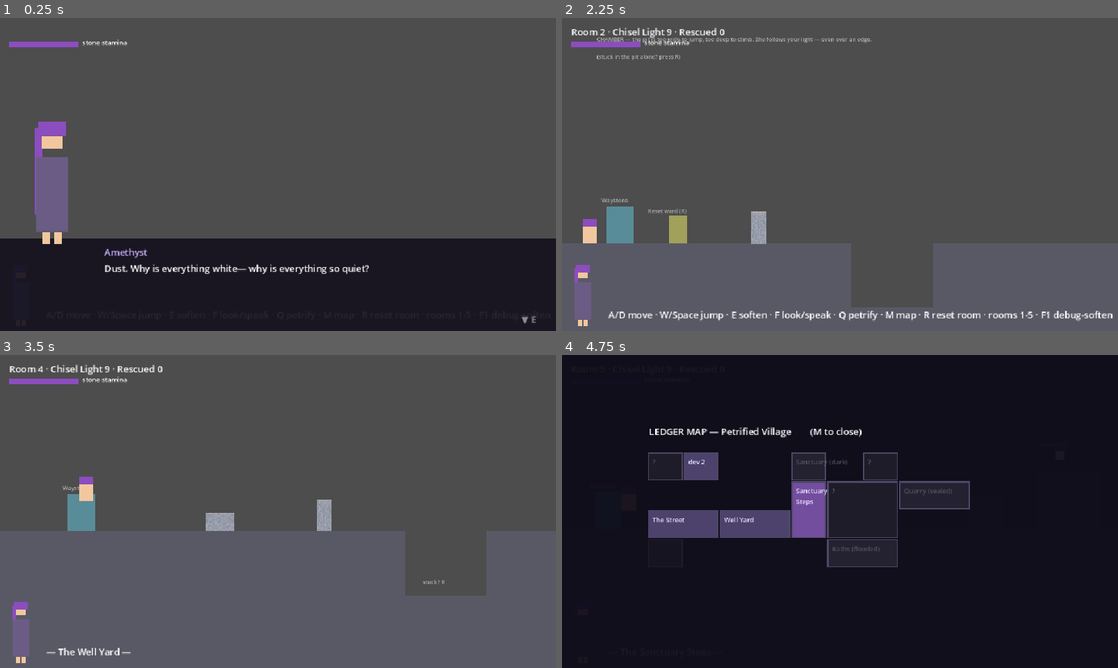
Above: before the commit, frames 1-4 (two rows, left to right).
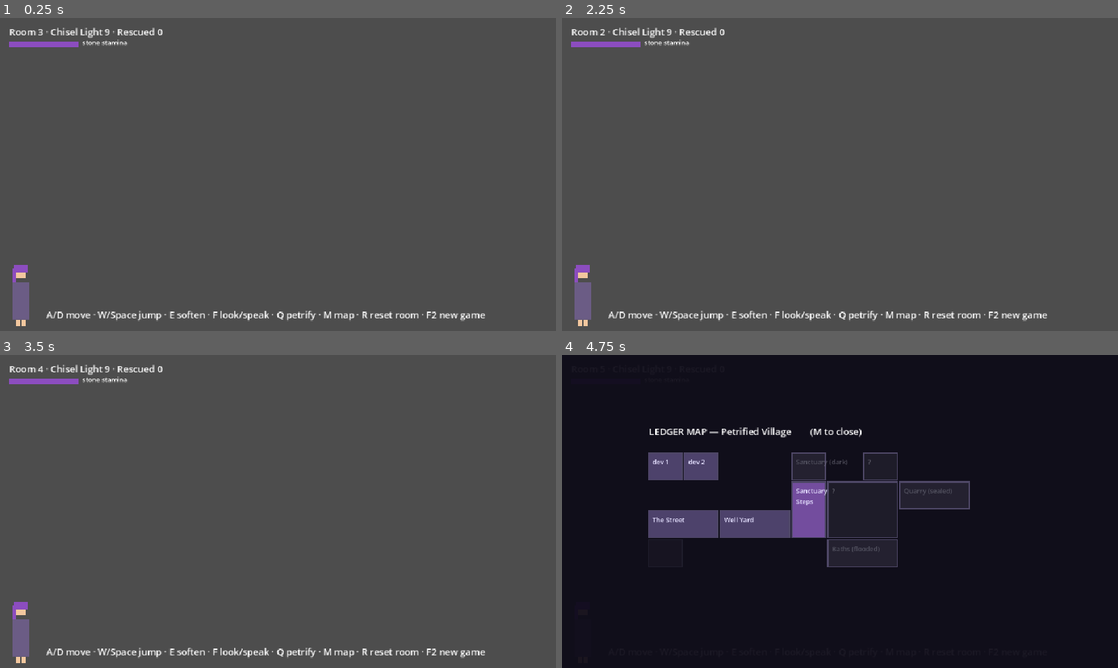
Above: after the commit, the same moments.

Repository: News664/Petr-Platformer
Game: Godot game, scene res://main.tscn
Two runs of this game, one before a commit and one after it. Both use one fixed random seed, a clock stepped at 60 frames per second and the inputs below.
Inputs:
- Up to frame 1 (0.25 s): no input
- Up to frame 2 (2.25 s): tap Enter at 0.5 s; hold 1 (room_1) 0.53-1.28 s; hold D (move_right) 0.53-2.03 s; tap Q (petrify) at 0.6 s; tap W (jump) at 0.77, 1.07, 1.52, 1.82 s; tap 1 (room_1) at 1.35 s; tap 2 (room_2) at 1.55 s; hold A (move_left) from 2.03 s (still down); hold 2 (room_2) from 2.03 s (still down)
- Up to frame 3 (3.5 s): tap 3 (room_3) at 2.3, 2.85 s; release A (move_left) at 2.78 s; release 2 (room_2) at 2.78 s; hold D (move_right) from 2.78 s (still down); tap W (jump) at 3.02, 3.32 s; tap 4 (room_4) at 3.05 s
- Up to frame 4 (4.75 s): hold 4 (room_4) 3.53-4.28 s; tap W (jump) at 3.77, 4.07, 4.52 s; tap 5 (room_5) at 3.8, 4.35 s; tap M (map) at 4.15 s; release D (move_right) at 4.28 s; hold A (move_left) from 4.28 s (still down); tap 6 (room_6) at 4.55 s

The runs differ from the first frame. In frame 1, 32% of the frame differs, in the area x 0-100%, y 3-100%; in frame 2, 25%; in frame 3, 41%, in the area x 0-100%, y 38-100%; in frame 4, 0.5%.
Error after the commit: Parse Error: Cannot pass a value of type "Vector2" as "Dictionary". (res://scripts/level.gd:545)

Commit message:
Round 5: topple lock, Mason's Grip gate, doors/spawns, save/load, area themes
Statues lock rotation while grounded (base friction torqued them over
even with the velocity-clamp push) and unlock only while falling, so
only edge-pushes and drops topple. Pushing itself becomes an unlock:
Mason's Grip, the Village Sanctuary reward, since playtests showed
free pushing bypassed every Soften puzzle — dev rooms keep it enabled.

Key items persist: the amulet and chisel motes are obtained once and
survive resets and saves. Doors now carry target entry ids so rooms
spawn the player at the door they came through, and all village rooms
connect both ways (3-4-5-6-7). Progress (room, rescues, story flags,
visited map, key items) autosaves on room change and resumes on boot;
F2 wipes the save. Dev-facing text removed from story skits. Add
docs/AREAS.md with unified theme sheets (aesthetic, enemy family,
puzzle verb, boss, ability) for all seven regions and insert Mason's
Grip into the GDD ability ladder.

Co-Authored-By: Claude Fable 5 <noreply@anthropic.com>
Claude-Session: https://claude.ai/code/session_011V3pnfjeuUBpne29pX5SGL

Diff:
--- a/game/scripts/globals.gd
+++ b/game/scripts/globals.gd
@@ -2,6 +2,8 @@
 # Autoloaded as "G". Session-wide state and the message bus.
 
 signal message(text: String)
+
+const SAVE_PATH := "user://petr_save.json"
 
 var chisel := 9
 var rescued := 0
@@ -16,6 +18,41 @@
 	message.emit(text)
 
 
+func save_state(current_room: int) -> void:
+	var f := FileAccess.open(SAVE_PATH, FileAccess.WRITE)
+	if f == null:
+		return
+	f.store_string(JSON.stringify({
+		"room": current_room,
+		"rescued": rescued,
+		"seen": seen,
+		"visited": visited,
+	}))
+
+
+func load_state() -> int:
+	# returns the saved room, or -1 when there is no usable save
+	if not FileAccess.file_exists(SAVE_PATH):
+		return -1
+	var data: Variant = JSON.parse_string(FileAccess.get_file_as_string(SAVE_PATH))
+	if typeof(data) != TYPE_DICTIONARY:
+		return -1
+	rescued = int(data.get("rescued", 0))
+	seen = data.get("seen", {})
+	visited = {}
+	for k in data.get("visited", {}):
+		visited[int(k)] = true  # JSON stringifies the int room keys
+	return int(data.get("room", 3))
+
+
+func wipe_save() -> void:
+	rescued = 0
+	seen = {}
+	visited = {}
+	if FileAccess.file_exists(SAVE_PATH):
+		DirAccess.remove_absolute(ProjectSettings.globalize_path(SAVE_PATH))
+
+
 func player_focus() -> Vector2:
 	if player == null or not is_instance_valid(player):
 		return Vector2.ZERO
--- a/game/scripts/level.gd
+++ b/game/scripts/level.gd
@@ -7,6 +7,7 @@
 const ROOM_H := 720.0
 
 var room := 1
+var entry := "default"
 var player: Player = null
 
 var _plate_door: StaticBody2D = null
@@ -14,8 +15,9 @@
 var _door_open := false
 
 
-func _init(room_index: int) -> void:
+func _init(room_index: int, entry_id := "default") -> void:
 	room = room_index
+	entry = entry_id
 
 
 func _ready() -> void:
@@ -44,14 +46,41 @@
 	G.dialogue.skit(lines)
 
 
-func _goto_room(n: int) -> void:
-	(get_parent() as Node).call_deferred("load_room", n)
-
-
-func _spawn_player(pos: Vector2) -> void:
+func _goto_room(n: int, entry_id := "default") -> void:
+	(get_parent() as Node).call_deferred("load_room", n, entry_id)
+
+
+func _make_door(rect: Rect2, text: String, target: int, target_entry: String) -> void:
+	var door := Util.area(self, rect, Color(0.9, 0.8, 0.3, 0.4))
+	if text != "":
+		Util.label(door, Vector2(-30, -26), text)
+	door.body_entered.connect(func(body: Node) -> void:
+		if body is Player:
+			_goto_room(target, target_entry)
+	)
+
+
+func _spawn_player(entries: Dictionary) -> void:
+	# spawn at the entry point matching the door the player came through
 	player = Player.new()
-	player.position = pos
+	player.position = entries.get(entry, entries.get("default", Vector2(80, 440)))
 	add_child(player)
+
+
+func _make_chisel_mote(pos: Vector2) -> void:
+	# motes are collected once and for all; the key survives resets and saves
+	var key := "mote_%d_%d_%d" % [room, int(pos.x), int(pos.y)]
+	if G.seen.get(key, false):
+		return
+	var mote := Util.area(self, Rect2(pos.x - 8, pos.y - 8, 16, 16), Color(0.7, 0.9, 1.0))
+	Util.label(mote, Vector2(-36, -26), "chisel light")
+	mote.body_entered.connect(func(body: Node) -> void:
+		if body is Player:
+			G.seen[key] = true
+			G.chisel += 2
+			G.say("A mote of Chisel Light. (+2)")
+			mote.queue_free()
+	)
 
 
 func _build_bounds() -> void:
@@ -213,7 +242,8 @@
 	Util.label(self, Vector2(1010, 380), "stone sinks, flesh floats —\npush something in to cross")
 	_make_chime(Vector2(880, 480))
 	_make_waystone(Vector2(1220, 480))
-	_spawn_player(Vector2(250, 440))
+	_spawn_player({"default": Vector2(250, 440)})
+	player.push_enabled = true
 
 
 # --------------------------------------------------- room 3: village street
@@ -255,29 +285,27 @@
 			{"who": "ame", "text": "I'll come back for you. I promise. I promise."},
 		])
 	)
-	var amulet := Util.area(self, Rect2(708, 440, 24, 24), Color(0.95, 0.85, 0.4))
-	Util.label(amulet, Vector2(-56, -30), "the chisel-amulet")
-	amulet.body_entered.connect(func(body: Node) -> void:
-		if body is Player and not body.soften_enabled:
-			body.soften_enabled = true
-			amulet.queue_free()
-			_skit_once("v1_amulet", [
-				{"who": "narrator", "text": "Master Ida's chisel-amulet hums against Amethyst's "
-						+ "palm, warm as a kept coal."},
-				{"who": "ame", "text": "It's warm. Like her hands were."},
-				{"who": "narrator", "text": "Near a statue, press E: the amulet can soften "
-						+ "stone — for a few breaths, no more. The softened dream, and "
-						+ "follow its light. F lets you look closer, or speak."},
-			])
-	)
-	var exit := Util.area(self, Rect2(1220, 320, 40, 80), Color(0.9, 0.8, 0.3, 0.4))
-	Util.label(exit, Vector2(-40, -30), "to the well yard →")
-	exit.body_entered.connect(func(body: Node) -> void:
-		if body is Player:
-			_goto_room(4)
-	)
-	_spawn_player(Vector2(80, 440))
-	player.soften_enabled = false
+	# the amulet is a key item: taken once, forever (survives resets and saves)
+	if not G.seen.get("v1_amulet_taken", false):
+		var amulet := Util.area(self, Rect2(708, 440, 24, 24), Color(0.95, 0.85, 0.4))
+		Util.label(amulet, Vector2(-56, -30), "the chisel-amulet")
+		amulet.body_entered.connect(func(body: Node) -> void:
+			if body is Player and not body.soften_enabled:
+				G.seen["v1_amulet_taken"] = true
+				body.soften_enabled = true
+				amulet.queue_free()
+				_skit_once("v1_amulet", [
+					{"who": "narrator", "text": "Master Ida's chisel-amulet hums against "
+							+ "Amethyst's palm, warm as a kept coal."},
+					{"who": "ame", "text": "It's warm. Like her hands were."},
+					{"who": "narrator", "text": "Near a statue, press E: the amulet can soften "
+							+ "stone — for a few breaths, no more. The softened dream, and "
+							+ "follow its light. F lets you look closer, or speak."},
+				])
+		)
+	_make_door(Rect2(1220, 320, 40, 80), "well yard →", 4, "west")
+	_spawn_player({"default": Vector2(80, 440), "east": Vector2(1160, 380)})
+	player.soften_enabled = G.seen.get("v1_amulet_taken", false)
 	player.petrify_enabled = false
 	_skit_once("v1_open", [
 		{"who": "ame", "text": "Dust. Why is everything white— why is everything so quiet?"},
@@ -327,32 +355,16 @@
 						+ "of a ditch."},
 				{"who": "ame", "text": "Is that what saving everyone looks like? ...It is. "
 						+ "For now. I'm coming back, Sena."},
-				{"who": "narrator", "text": "End of the M0 story slice. "
-						+ "(Rooms: 1/2 test, 3 restarts the street.)"},
 			])
 	)
-	var exit := Util.area(self, Rect2(1240, 400, 40, 80), Color(0.9, 0.8, 0.3, 0.4))
-	Util.label(exit, Vector2(-56, -30), "to the sanctuary steps →")
-	exit.body_entered.connect(func(body: Node) -> void:
-		if body is Player:
-			_goto_room(5)
-	)
-	_spawn_player(Vector2(80, 440))
+	_make_door(Rect2(0, 400, 20, 80), "", 3, "east")
+	_make_door(Rect2(1240, 400, 40, 80), "steps →", 5, "west")
+	_spawn_player({"default": Vector2(80, 440), "west": Vector2(60, 440),
+			"east": Vector2(1180, 440)})
 	player.petrify_enabled = false
 
 
 # ------------------------------------------------ room 5: sanctuary steps
-func _make_chisel_mote(pos: Vector2) -> void:
-	var mote := Util.area(self, Rect2(pos.x - 8, pos.y - 8, 16, 16), Color(0.7, 0.9, 1.0))
-	Util.label(mote, Vector2(-36, -26), "chisel light")
-	mote.body_entered.connect(func(body: Node) -> void:
-		if body is Player:
-			G.chisel += 2
-			G.say("A mote of Chisel Light. (+2)")
-			mote.queue_free()
-	)
-
-
 func _build_sanctuary_steps() -> void:
 	G.say("— The Sanctuary Steps —")
 	# the climb occupies the right half; the left ground stays a clear
@@ -397,17 +409,14 @@
 				{"who": "ame", "text": "Dark. The whole Sanctuary, dark. The amulet flickers "
 						+ "toward it like it wants to go home."},
 				{"who": "ame", "text": "I'll need more light than this. A lot more."},
-				{"who": "narrator", "text": "End of the village slice. The Quarry lies "
-						+ "beyond the square. (M: map · 3: restart the street)"},
+				{"who": "narrator", "text": "The Quarry lies beyond the square — if its "
+						+ "gate can ever be cleared."},
 			])
 	)
-	var to_square := Util.area(self, Rect2(1246, 184, 20, 96), Color(0.9, 0.8, 0.3, 0.4))
-	Util.label(to_square, Vector2(-52, -30), "the square →")
-	to_square.body_entered.connect(func(body: Node) -> void:
-		if body is Player:
-			_goto_room(6)
-	)
-	_spawn_player(Vector2(60, 440))
+	_make_door(Rect2(0, 400, 20, 80), "", 4, "east")
+	_make_door(Rect2(1246, 184, 20, 96), "square →", 6, "ledge")
+	_spawn_player({"default": Vector2(60, 440), "west": Vector2(60, 440),
+			"porch": Vector2(1180, 262)})
 	player.petrify_enabled = false
 
 
@@ -448,27 +457,16 @@
 		v.position = Vector2(610 + (i % 3) * 34, 398 - float(i / 3) * 4)
 		add_child(v)
 	# west, on the ledge: back to the Sanctuary Steps
-	var to_steps := Util.area(self, Rect2(0, 240, 20, 80), Color(0.9, 0.8, 0.3, 0.4))
-	Util.label(to_steps, Vector2(6, -26), "← steps")
-	to_steps.body_entered.connect(func(body: Node) -> void:
-		if body is Player:
-			_goto_room(5)
-	)
+	_make_door(Rect2(0, 240, 20, 80), "← steps", 5, "porch")
 	# west, on the ground: the bell tower door
-	var to_tower := Util.area(self, Rect2(20, 420, 24, 60), Color(0.5, 0.4, 0.3, 0.6))
-	Util.label(to_tower, Vector2(-14, -26), "bell tower")
-	to_tower.body_entered.connect(func(body: Node) -> void:
-		if body is Player:
-			_goto_room(7)
-	)
+	_make_door(Rect2(20, 420, 24, 60), "bell tower", 7, "default")
 	# east: the sealed Quarry gate
 	Util.block(self, Rect2(1240, 360, 40, 120), Color(0.4, 0.36, 0.32))
 	var gate := Util.area(self, Rect2(1216, 400, 24, 80), Color(0, 0, 0, 0))
 	gate.body_entered.connect(func(body: Node) -> void:
 		if body is Player and not G.seen.get("v4_gate", false):
 			G.seen["v4_gate"] = true
-			G.say("The Quarry gate, buried under half its own arch. "
-					+ "(Sealed — end of the current slice.)")
+			G.say("The Quarry gate, buried under half its own arch. Sealed.")
 	)
 	# the flooded stair announces itself once
 	var stair_hint := Util.area(self, Rect2(900, 460, 80, 40), Color(0, 0, 0, 0))
@@ -477,7 +475,8 @@
 			G.seen["v4_stair"] = true
 			G.say("The stair to the Sunken Baths drowns in black water. Not yet.")
 	)
-	_spawn_player(Vector2(300, 440))
+	_spawn_player({"default": Vector2(300, 440), "ledge": Vector2(80, 300),
+			"tower": Vector2(90, 440)})
 	player.petrify_enabled = false
 
 
@@ -512,13 +511,8 @@
 						+ "like it's breathing."},
 			])
 	)
-	var to_square := Util.area(self, Rect2(504, 420, 20, 60), Color(0.9, 0.8, 0.3, 0.4))
-	Util.label(to_square, Vector2(-10, -26), "← square")
-	to_square.body_entered.connect(func(body: Node) -> void:
-		if body is Player:
-			_goto_room(6)
-	)
-	_spawn_player(Vector2(640, 440))
+	_make_door(Rect2(504, 420, 20, 60), "← square", 6, "tower")
+	_spawn_player({"default": Vector2(640, 440)})
 	player.petrify_enabled = false
 
 
--- a/game/scripts/main.gd
+++ b/game/scripts/main.gd
@@ -31,18 +31,20 @@
 	map = MapOverlay.new()
 	add_child(map)
 	G.message.connect(_on_message)
-	load_room(3)
+	var saved_room := G.load_state()
+	load_room(saved_room if saved_room > 0 else 3)
 	G.say("A/D move · W/Space jump · E soften · F look/speak · Q petrify · "
-			+ "M map · R reset room · rooms 1-5 · F1 debug-soften")
+			+ "M map · R reset room · F2 new game")
 
 
-func load_room(n: int) -> void:
+func load_room(n: int, entry := "default") -> void:
 	if level != null:
 		level.queue_free()
 	current_room = n
 	G.chisel = 9  # test-mode: every room (re)load restores the budget
 	G.visited[n] = true
-	level = Level.new(n)
+	G.save_state(n)
+	level = Level.new(n, entry)
 	add_child(level)
 
 
@@ -92,6 +94,10 @@
 	elif event.is_action_pressed("debug_soften"):
 		G.debug_soften = not G.debug_soften
 		G.say("Debug long soften: %s" % ("ON (60 s)" if G.debug_soften else "off"))
+	elif event.is_action_pressed("new_game"):
+		G.wipe_save()
+		load_room(3)
+		G.say("New game — the save is wiped.")
 	elif event.is_action_pressed("interact"):
 		_interact()
 
@@ -164,6 +170,7 @@
 	_add_key_action("room_7", [KEY_7])
 	_add_key_action("map", [KEY_M])
 	_add_key_action("debug_soften", [KEY_F1])
+	_add_key_action("new_game", [KEY_F2])
 
 
 func _add_key_action(action: String, keys: Array) -> void:
--- a/game/scripts/npc.gd
+++ b/game/scripts/npc.gd
@@ -49,6 +49,9 @@
 	pm.friction = 0.75
 	physics_material_override = pm
 	angular_damp = 1.0
+	# upright while grounded: pushing drags the base against friction and
+	# the torque would tip her over. Rotation unlocks only while falling.
+	lock_rotation = true
 	var shape := CollisionShape2D.new()
 	var rs := RectangleShape2D.new()
 	rs.size = body_size
@@ -123,6 +126,9 @@
 	# name tags only when Amethyst is close — keeps the screen quiet
 	_tag.visible = G.player_focus().distance_to(global_position) < 140.0
 	if not soft:
+		# free rotation only while falling, so drops and edge-pushes topple
+		# but flat-ground shoves never do
+		lock_rotation = absf(linear_velocity.y) < 60.0
 		# keep the tag readable even when the rigid body rotates
 		_tag.rotation = -rotation
 		return
--- a/game/scripts/player.gd
+++ b/game/scripts/player.gd
@@ -18,6 +18,7 @@
 
 var soften_enabled := true
 var petrify_enabled := true
+var push_enabled := false  # Mason's Grip: unlocked at the Village Sanctuary
 var stamina := STAMINA_MAX
 var is_stone := false
 var stone_form: RigidBody2D = null
@@ -119,6 +120,11 @@
 		if body is RigidBody2D and not body.freeze:
 			var n := col.get_normal()
 			if absf(n.x) > 0.5:
+				if not push_enabled:
+					if body is StatueNPC and not G.seen.get("push_hint", false):
+						G.seen["push_hint"] = true
+						G.say("She sets her shoulder against the stone. It does not care.")
+					continue
 				# a slow, stable shove: clamp the statue to a constant crawl
 				# while contact lasts (impulses stack across contacts and
 				# frames and launch it like a bullet). No torque — flat-ground
Not shown, changed: README.md
Not shown, added: docs/AREAS.md
Not shown, changed: docs/AREA_VILLAGE.md
Not shown, changed: docs/GAME_DESIGN.md
Not shown, changed: docs/M0_PLAN.md
